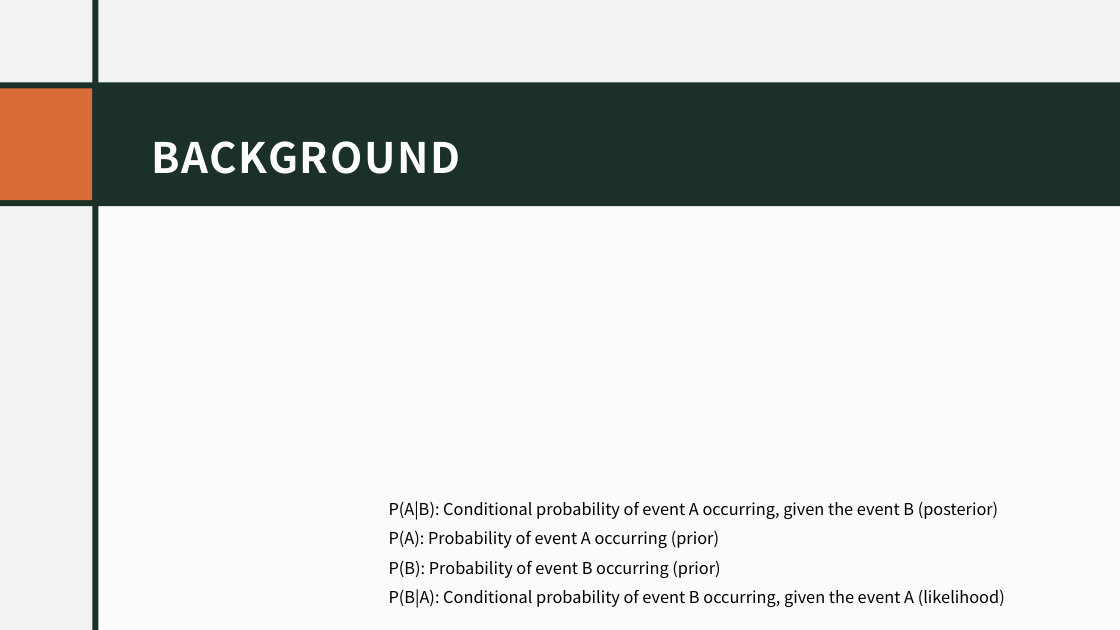
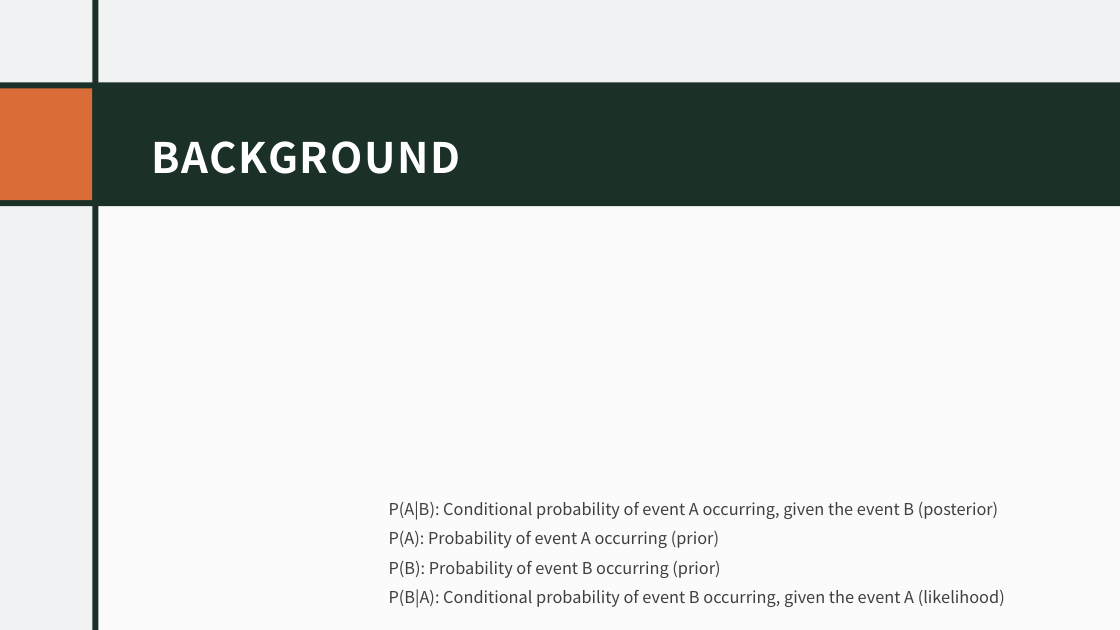
Before and after one commit to bprudil/INFO-523-Final-Project-, a slide deck: slide 3 of Final Presentation .pptx. Drawn at 1120x630 pixels with LibreOffice and Linux fonts; fonts in the diff are those of the drawing; grey boxes stand for pictures. Boxes give left, top, right and bottom in pixels: in the first picture for what was removed or moved away, otherwise in the second. Text is boxed around its words. In the diff, an @@ line names an element or a change of style, - is before the commit and + after.

```diff
--- a/Final Presentation .pptx
+++ b/Final Presentation .pptx
@@ text "P(A|B): Conditional probability of event ..." at (389, 501, 1005, 608): text colour #000000 to #404040 @@
```
Also in this commit, not shown: 2 other slides changed.
